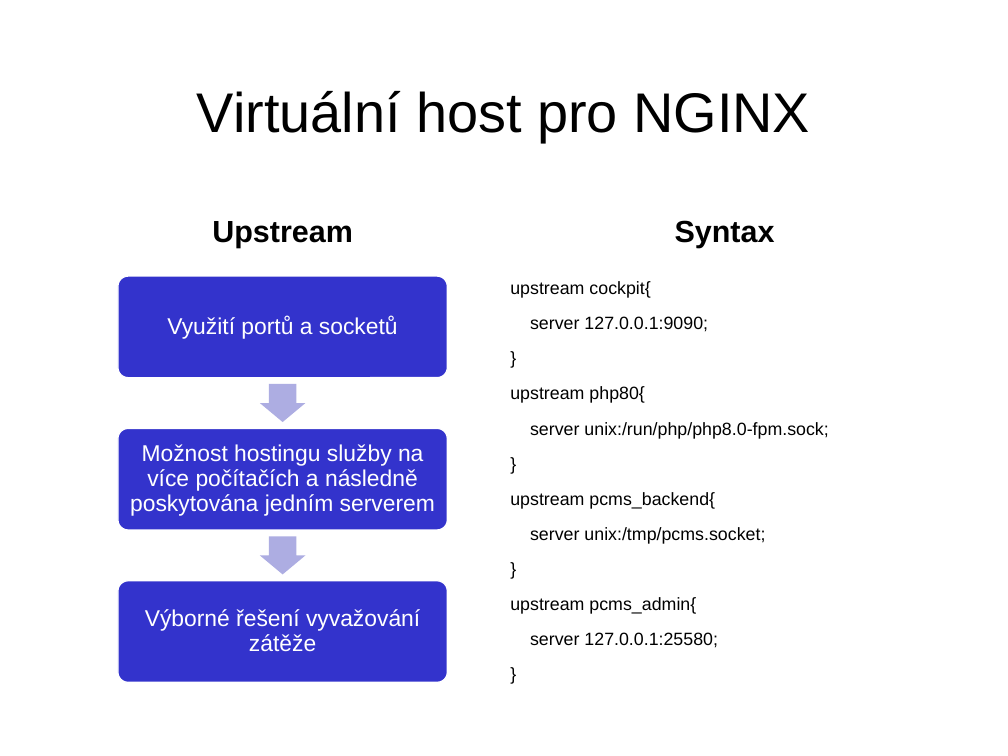
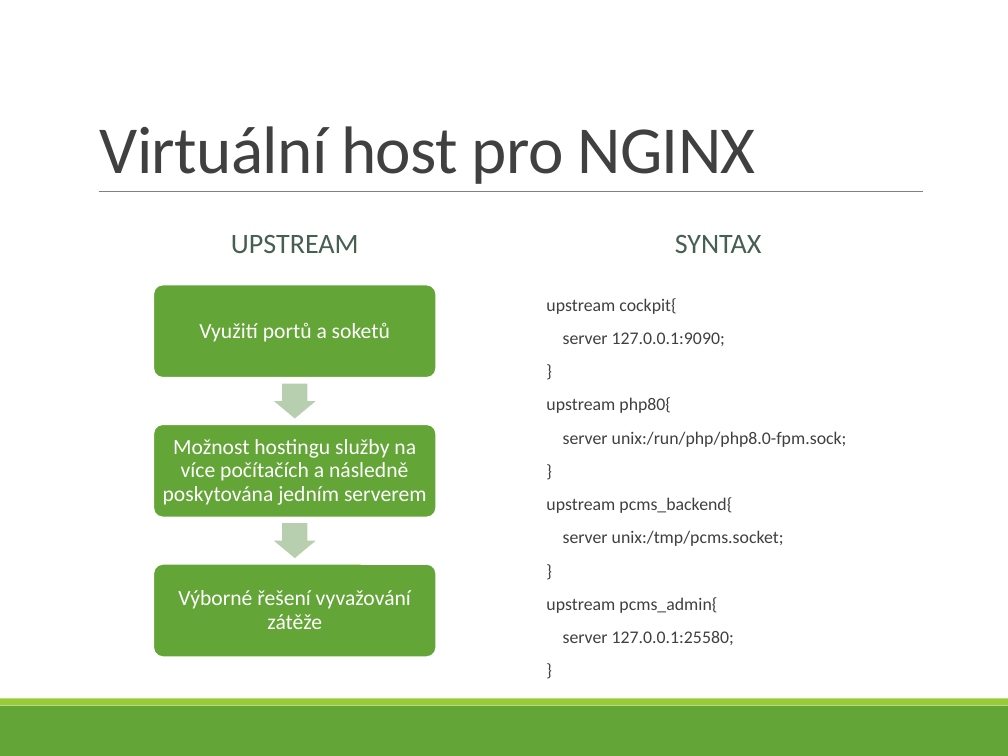
Before and after one commit to bastakka/graduation, a slide deck: slide 39 of Thesis/V4D Bašta Karel - 5 - VMware.pptx. Drawn at 1008x756 pixels with LibreOffice and Linux fonts; fonts in the diff are those of the drawing. Boxes give left, top, right and bottom in pixels: in the first picture for what was removed or moved away, otherwise in the second. Text is boxed around its words. In the diff, an @@ line names an element or a change of style, - is before the commit and + after.

Commit message:
Pre PCMS version of Jeff

```diff
--- a/Thesis/V4D Bašta Karel - 5 - VMware.pptx
+++ b/Thesis/V4D Bašta Karel - 5 - VMware.pptx
@@ title "Virtuální host pro NGINX": place and size @@
-title "Virtuální host pro NGINX" at (197, 91, 810, 141)
+title "Virtuální host pro NGINX" at (100, 126, 755, 184)
@@ title "Virtuální host pro NGINX" at (100, 126, 755, 184): size 44 to 52.9 pt, font Arial to Calibri, text colour #000000 to #404040, letter spacing 0 to -0.6 pt; alignment centre to left; line spacing 0.93 to 0.85; vertical alignment middle to bottom @@
@@ line added from (99, 191) to (923, 191), #808080 0.5 pt @@
@@ text at (231, 235, 359, 253): text changed; size 24 to 22.1 pt; font Arial to Calibri; text colour #000000 to #455F51; bold off @@
-Upstream
+UPSTREAM
@@ text at (675, 235, 762, 253): text changed; size 24 to 22.1 pt; font Arial to Calibri; text colour #000000 to #455F51; bold off @@
-Syntax
+SYNTAX
@@ rounded rectangle: place and size @@
-rounded rectangle at (118, 276, 447, 378)
+rounded rectangle at (154, 284, 436, 378)
@@ text "upstream cockpit{": place and size @@
-text "upstream cockpit{" at (510, 281, 828, 648)
+text "upstream cockpit{" at (546, 298, 847, 645)
@@ text "upstream cockpit{" at (546, 298, 847, 645): font Arial to Calibri, text colour #000000 to #404040; bullet none to  ; line spacing 0.93 to 1.2; less space between paragraphs @@
@@ text at (199, 322, 390, 342): text changed; size 18 to 17 pt; font Arial to Calibri @@
-Využití portů a socketů
+Využití portů a soketů
@@ right arrow: place and size @@
-right arrow at (260, 384, 306, 423)
+right arrow at (273, 384, 316, 419)
@@ right arrow at (273, 384, 316, 419): fill #AEAEE2 to #B7CFAE @@
@@ rounded rectangle: place and size @@
-rounded rectangle at (118, 429, 447, 531)
+rounded rectangle at (154, 424, 436, 518)
@@ text "Možnost hostingu služby na více ...": place and size @@
-text "Možnost hostingu služby na více ..." at (130, 444, 435, 516)
+text "Možnost hostingu služby na více ..." at (163, 439, 426, 505)
@@ text "Možnost hostingu služby na více ..." at (163, 439, 426, 505): size 18 to 17 pt, font Arial to Calibri @@
@@ right arrow at (273, 523, 316, 558): fill #AEAEE2 to #B7CFAE @@
@@ right arrow: place and size @@
-right arrow at (260, 536, 306, 574)
+right arrow at (273, 523, 316, 558)
@@ fill #3333CC to #63A537; outline #FFFFFF 1 pt to #FFFFFF 1.25 pt in 3 elements at (154, 284, 436, 378), (154, 424, 436, 518), (154, 564, 436, 658) @@
@@ rounded rectangle: place and size @@
-rounded rectangle at (118, 581, 447, 682)
+rounded rectangle at (154, 564, 436, 658)
@@ text "Výborné řešení vyvažování zátěže" at (178, 590, 411, 629): size 18 to 17 pt, font Arial to Calibri @@
@@ text "Výborné řešení vyvažování zátěže": place and size @@
-text "Výborné řešení vyvažování zátěže" at (145, 609, 420, 651)
+text "Výborné řešení vyvažování zátěže" at (178, 590, 411, 629)
@@ rectangle added at (0, 706, 1008, 756), fill #63A537 @@
@@ rectangle added at (0, 699, 1008, 706), fill #99CB38 @@
```
Also in this commit, not shown: 42 other slides changed, 1 slide added, 5 other files.
